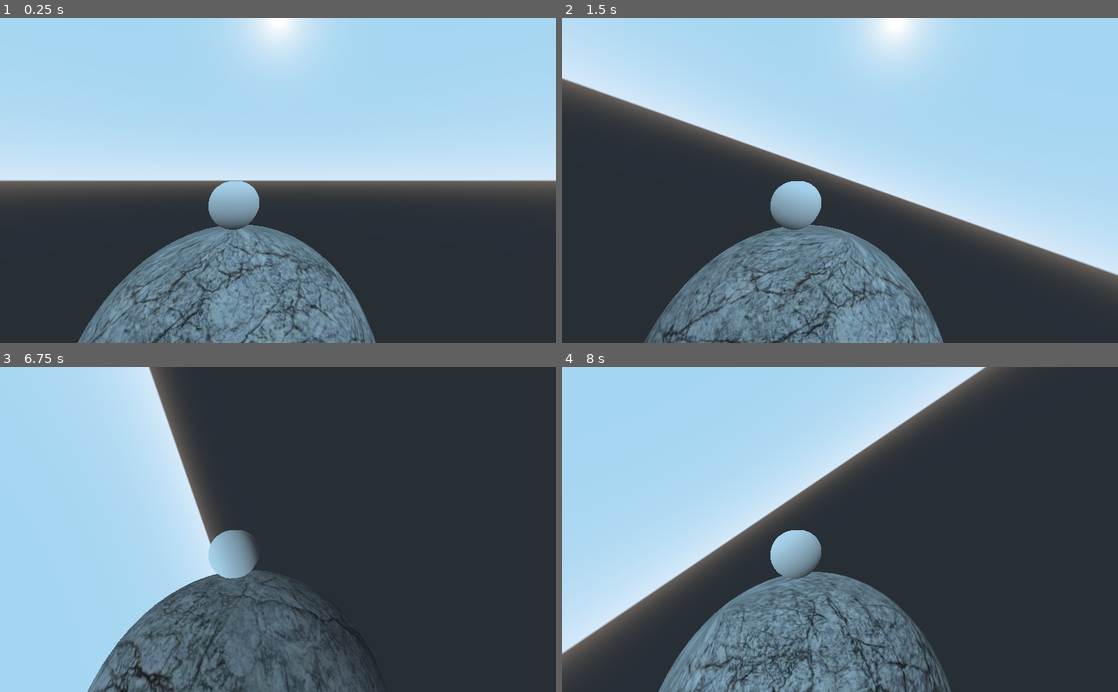
Above: before the commit, frames 1-4 (two rows, left to right).
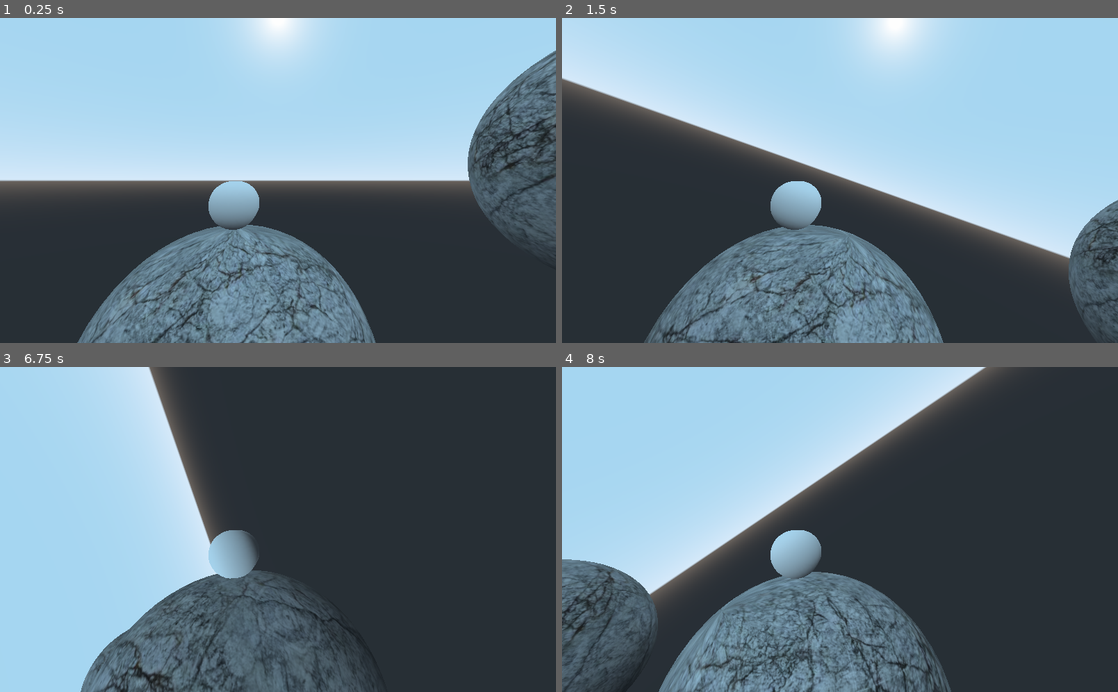
Above: after the commit, the same moments.

Repository: Fazzke/WELTTRAUM
Game: Godot game, scene res://Weltraum.tscn
Two runs of this game, one before a commit and one after it. Both use one fixed random seed, a clock stepped at 60 frames per second and the inputs below.
Inputs:
- Up to frame 1 (0.25 s): no input
- Up to frame 2 (1.5 s): tap Enter at 0.5 s; hold Right (ui_right) 0.53-1.28 s; hold Down (ui_down) from 1.28 s (still down)
- Up to frame 3 (6.75 s): release Down (ui_down) at 2.03 s; hold Right (ui_right) 2.03-2.78 s; hold Up (ui_up) 2.78-3.53 s; hold Left (ui_left) 3.53-5.03 s; hold Down (ui_down) 5.03-5.78 s; hold Right (ui_right) 5.78-6.53 s; hold Up (ui_up) from 6.53 s (still down)
- Up to frame 4 (8 s): release Up (ui_up) at 7.28 s; hold Right (ui_right) from 7.28 s (still down)

The runs differ from the first frame. In frame 1, 6.4% of the frame differs, in the area x 84-100%, y 10-72%; in frame 2, 2.4%; in frame 3, 0.3%; in frame 4, 4.4%.

Commit message:
second planet startup

Diff:
--- a/RigidBodyPlayer.gd
+++ b/RigidBodyPlayer.gd
@@ -1,19 +1,20 @@
 extends RigidBody
 
 onready var planet = get_node("/root/Weltraum/StaticBody")
+onready var planet2 = get_node("/root/Weltraum/StaticBody2")
 var gravity_direction = Vector3();
 var move_force = 15
 var jump_force = 10
-#planets will set this value for you (check the planet script)
-var planet_name = "space"
+
+var planet_name = "planet1"
 
 func _ready():
-	_calc_gravity_direction("planet_earth", planet)
+	_calc_gravity_direction("planet2", planet)
 
 
 func _process(delta):
 
-	if planet_name == "space":
+	if planet_name == "planet1":
 		_calc_gravity_direction(planet_name, planet)
 
 	_move()
--- a/Weltraum.tscn
+++ b/Weltraum.tscn
@@ -1,7 +1,7 @@
-[gd_scene load_steps=10 format=2]
+[gd_scene load_steps=9 format=2]
+
 [ext_resource path="res://RigidBodyPlayer.gd" type="Script" id=1]
 [ext_resource path="res://textur planet stein.jpg" type="Texture" id=2]
-[ext_resource path="res://KinematicBodyPlayer.gd" type="Script" id=3]
 
 [sub_resource type="SphereMesh" id=1]
 
@@ -17,10 +17,6 @@
 [sub_resource type="CapsuleShape" id=4]
 
 [sub_resource type="CapsuleMesh" id=5]
-
-[sub_resource type="SphereShape" id=6]
-
-[sub_resource type="SphereMesh" id=7]
 
 [node name="Weltraum" type="Spatial"]
 
@@ -43,6 +39,26 @@
 [node name="CollisionShape" type="CollisionShape" parent="StaticBody/Area"]
 shape = SubResource( 3 )
 
+[node name="StaticBody2" type="StaticBody" parent="."]
+transform = Transform( 1, 0, 0, 0, 1, 0, 0, 0, 1, 17.8448, 8.98438, 0 )
+
+[node name="MeshInstance" type="MeshInstance" parent="StaticBody2"]
+transform = Transform( 6, 0, 0, 0, 6, 0, 0, 0, 6, 0, 0, 0 )
+mesh = SubResource( 1 )
+material/0 = SubResource( 6 )
+
+[node name="CollisionShape" type="CollisionShape" parent="StaticBody2"]
+shape = SubResource( 2 )
+
+[node name="Area" type="Area" parent="StaticBody2"]
+space_override = 3
+gravity_point = true
+gravity_vec = Vector3( 0, 0, 0 )
+gravity = 17.516
+
+[node name="CollisionShape" type="CollisionShape" parent="StaticBody2/Area"]
+shape = SubResource( 3 )
+
 [node name="RigidBodyPlayer" type="RigidBody" parent="."]
 transform = Transform( 1, 0, 0, 0, 1, 0, 0, 0, 1, 0, 7.29573, 0 )
 mode = 2
@@ -59,22 +75,3 @@
 
 [node name="Camera" type="Camera" parent="RigidBodyPlayer"]
 transform = Transform( 1, 0, 0, 0, 1, 0, 0, 0, 1, 1.84316, 1.02212, 10.1122 )
-
-[node name="KinematicBodyPlayer" type="KinematicBody" parent="."]
-transform = Transform( 1, 0, 0, 0, 1, 0, 0, 0, 1, 0, 10.6173, -9.52557 )
-visible = false
-script = ExtResource( 2 )
-
-[node name="CollisionShape" type="CollisionShape" parent="KinematicBodyPlayer"]
-transform = Transform( 1, 0, 0, 0, 1, 0, 0, 0, 1, 0, 0, 9.49767 )
-visible = false
-shape = SubResource( 6 )
-
-[node name="MeshInstance" type="MeshInstance" parent="KinematicBodyPlayer"]
-transform = Transform( 1, 0, 0, 0, 1, 0, 0, 0, 1, 0, 0, 9.48647 )
-visible = false
-mesh = SubResource( 7 )
-
-[node name="Position3D" type="Position3D" parent="KinematicBodyPlayer"]
-transform = Transform( 1, 0, 0, 0, 1, 0, 0, 0, 1, -0.126869, -3.37232, 9.53622 )
-visible = false
